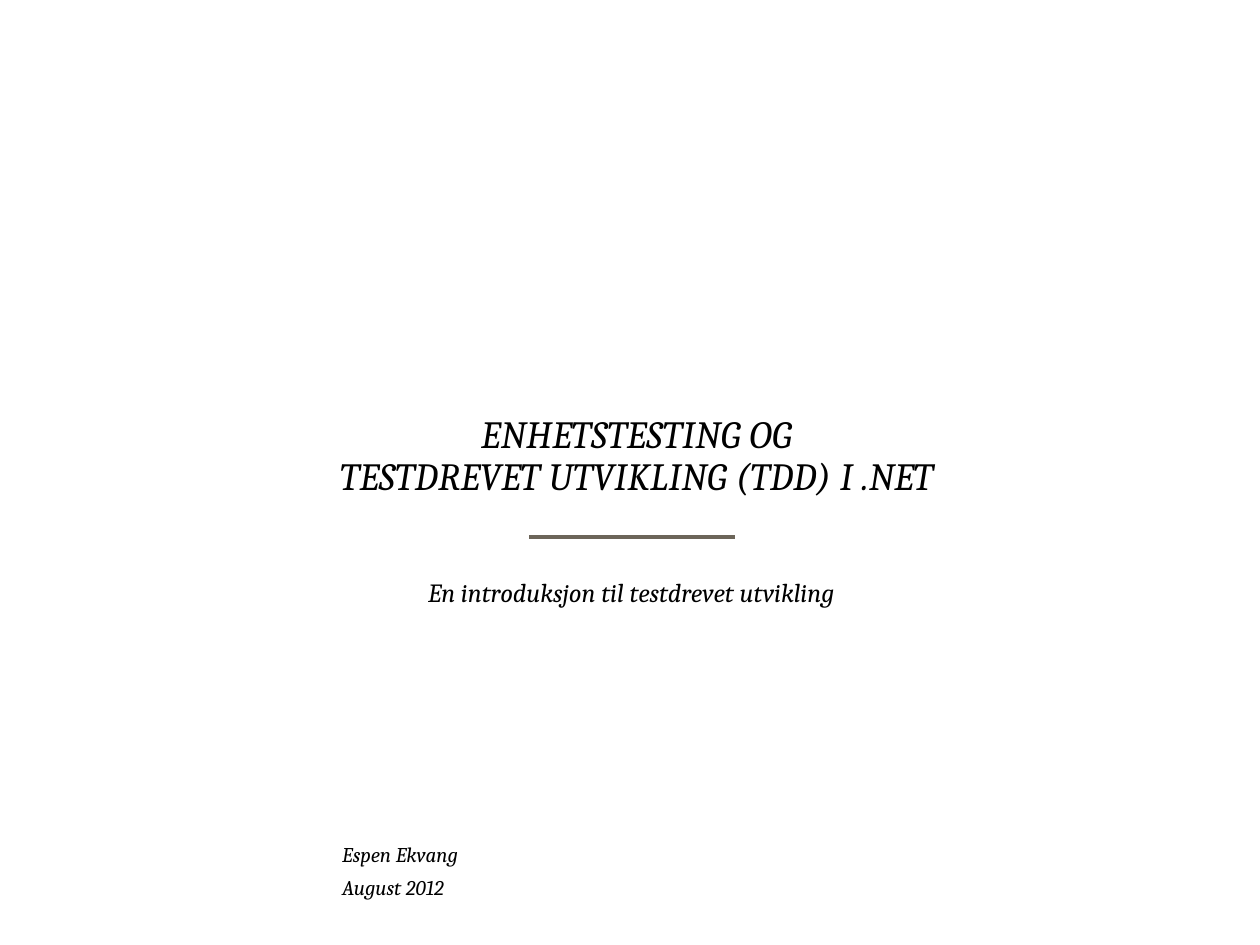
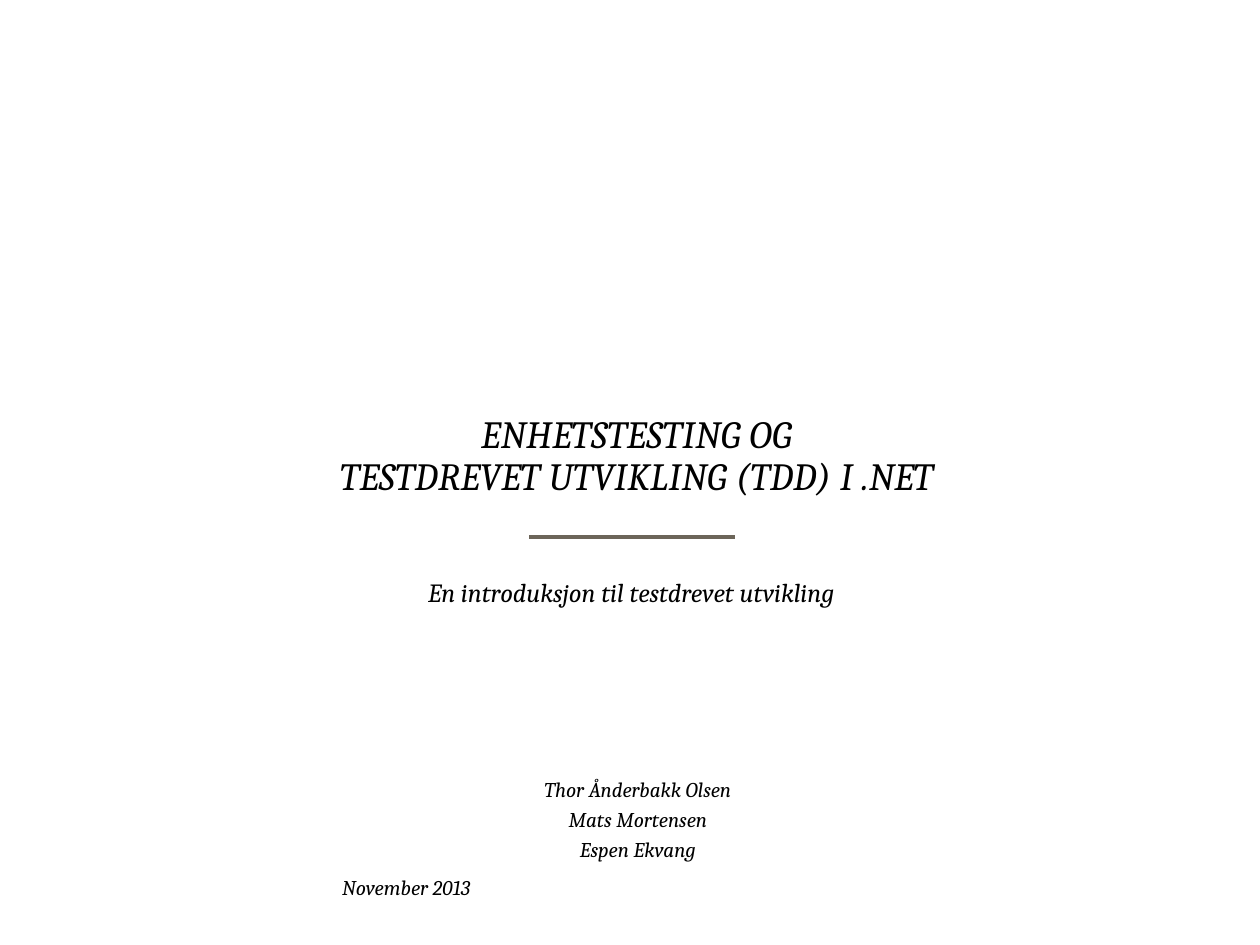
Before and after one commit to bekk/dotnetkurs, a slide deck: slide 1 of tdd/TDD.pptx. Drawn at 1260x945 pixels with LibreOffice and Linux fonts; fonts in the diff are those of the drawing; background and template pictures are left out. Boxes give left, top, right and bottom in pixels: in the first picture for what was removed or moved away, otherwise in the second. Text is boxed around its words. In the diff, an @@ line names an element or a change of style, - is before the commit and + after.

```diff
--- a/tdd/TDD.pptx
+++ b/tdd/TDD.pptx
@@ text at (544,779,731,862): text changed @@
-Espen Ekvang
+Thor Ånderbakk Olsen
+Mats Mortensen
+Espen Ekvang
@@ text at (342,880,470,895): text changed @@
-August 2012
+November 2013
```
Also in this commit, not shown: 1 other slide changed, 1 slide added.
